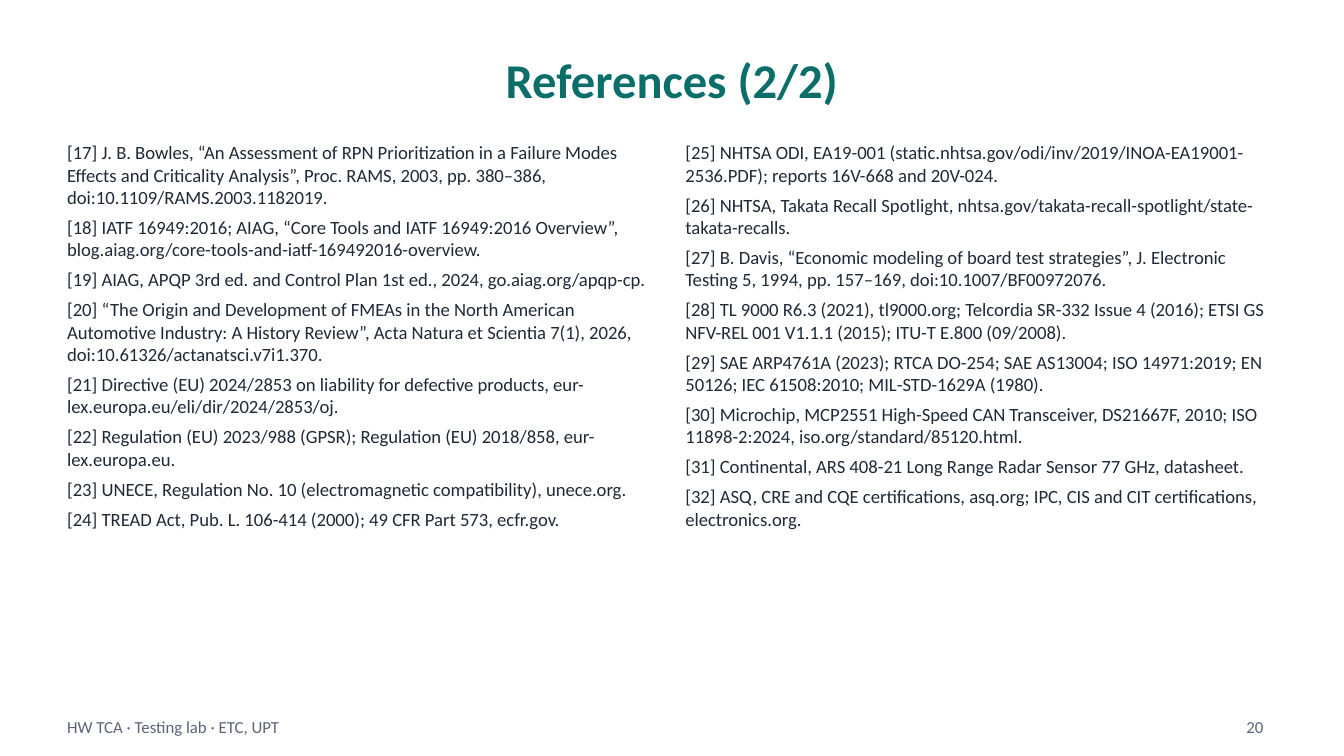
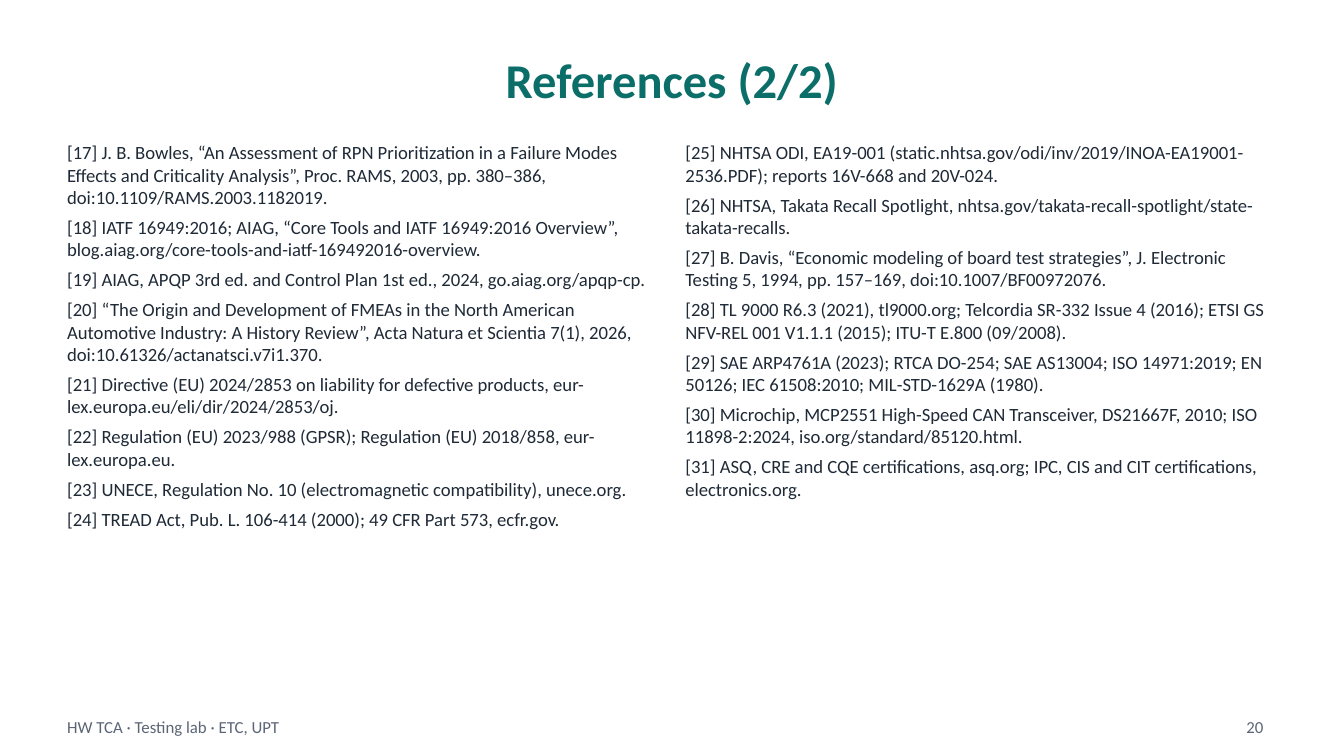
Before and after one commit to madalinatolontan1-ai/sw-tca-lab, a slide deck: slide 20 of materials/HW_TCA_lecture_EN.pptx. Drawn at 1344x756 pixels with LibreOffice and Linux fonts; fonts in the diff are those of the drawing. Boxes give left, top, right and bottom in pixels: in the first picture for what was removed or moved away, otherwise in the second. Text is boxed around its words. In the diff, an @@ line names an element or a change of style, - is before the commit and + after.

```diff
--- a/materials/HW_TCA_lecture_EN.pptx
+++ b/materials/HW_TCA_lecture_EN.pptx
@@ text at (685,459,1257,499): text changed @@
-[31] Continental, ARS 408-21 Long Range Radar Sensor 77 GHz, datasheet.
-[32] ASQ, CRE and CQE certifications, asq.org; IPC, CIS and CIT certifications, electronics.org.
+[31] ASQ, CRE and CQE certifications, asq.org; IPC, CIS and CIT certifications, electronics.org.
```
Also in this commit, not shown: 2 other slides changed, 15 other files.
